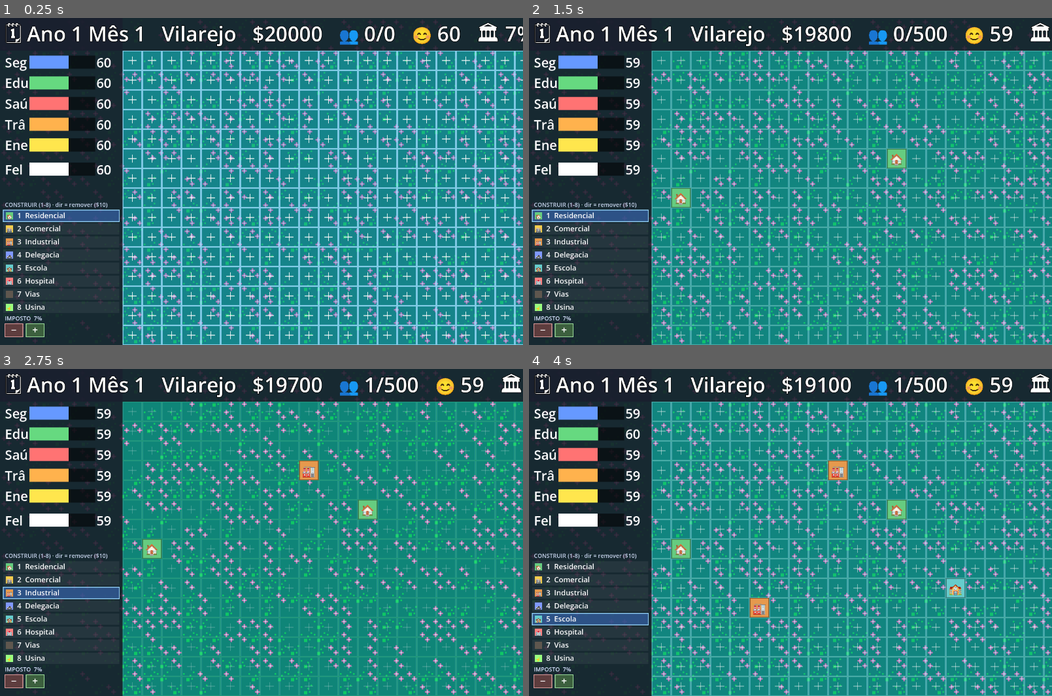
Above: before the commit, frames 1-4 (two rows, left to right).
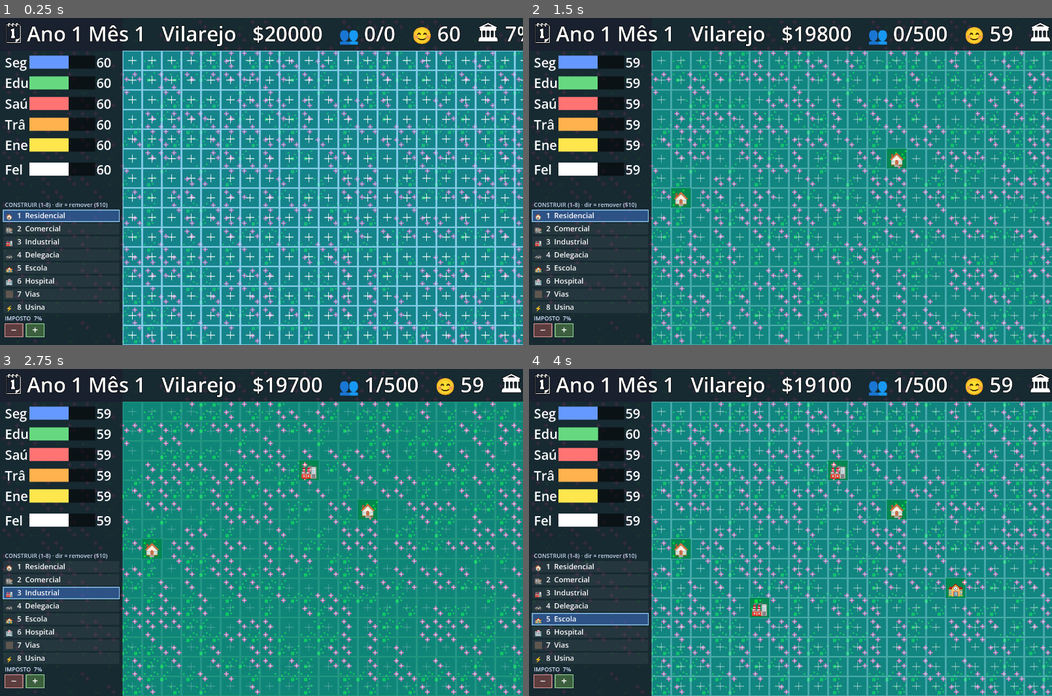
Above: after the commit, the same moments.

Repository: andrewsmedina/yourcity
Game: Godot game, scene res://scenes/main.tscn
Same seed, same stepped clock (60 frames per second), same inputs: the game is played once before the commit and once after it.
Inputs (mouse positions are in pixels of both pictures, inside the frame that each line leads up to):
- Up to frame 1 (0.25 s): no input
- Up to frame 2 (1.5 s): tap Enter at 0.5 s; move the mouse to (905, 165) at 0.52 s; tap 1 at 0.6 s; click (905, 165) at 0.67 s; tap Space at 0.77, 1.25 s; drag from (685, 197) to (764, 246) at 1.27 s
- Up to frame 3 (2.75 s): move the mouse to (313, 460) at 2.02 s; tap 3 at 2.1 s; click (313, 460) at 2.17 s
- Up to frame 4 (4 s): drag from (764, 597) to (633, 483) at 2.77 s; move the mouse to (947, 581) at 3.52 s; tap 5 at 3.6 s; click (947, 581) at 3.67 s; tap Space at 3.77 s

The runs differ from the first frame. In frame 1, 0.2% of the frame differs, in the area x 1-3%, y 59-90%; in frame 2, 0.6%; in frame 3, 0.8%; in frame 4, 1.3%, in the area x 1-84%, y 28-90%.

Commit message:
Transparent background for emoji zone icons
Drop the colored square behind emoji lots (and palette swatches) so the icon
sits directly over the ground tiles; emoji drawn larger to fill the lot.

Co-Authored-By: Claude Opus 4.8 (1M context) <noreply@anthropic.com>

Diff:
--- a/scripts/build_overlay.gd
+++ b/scripts/build_overlay.gd
@@ -135,9 +135,8 @@
 		if _zone_textures.has(z):
 			draw_texture_rect(_zone_textures[z], sw, false)
 		else:
-			draw_rect(sw, ZONE_COLOR[z], true)
-			draw_string(_emoji_font, Vector2(sw.position.x, sw.get_center().y + sw.size.y * 0.35),
-				ZONE_EMOJI[z], HORIZONTAL_ALIGNMENT_CENTER, sw.size.x, int(sw.size.y * 0.8))
+			draw_string(_emoji_font, Vector2(sw.position.x, sw.get_center().y + sw.size.y * 0.4),
+				ZONE_EMOJI[z], HORIZONTAL_ALIGNMENT_CENTER, sw.size.x, int(sw.size.y * 0.95))
 		draw_string(_font, Vector2(sw.end.x + 10.0, r.get_center().y + PALETTE_FS * 0.35),
 			"%d  %s" % [z + 1, CitySim.ZONE_NAME[z]],
 			HORIZONTAL_ALIGNMENT_LEFT, r.size.x, PALETTE_FS, Color.WHITE)
@@ -191,10 +190,7 @@
 	if _zone_textures.has(zone):
 		draw_texture_rect(_zone_textures[zone], rect, false)
 		return
-	var color: Color = ZONE_COLOR[zone]
-	draw_rect(rect, color, true)
-	draw_rect(rect, color.darkened(0.4), false, 1.5)
 	var emoji: String = ZONE_EMOJI[zone]
-	var font_size := maxi(8, int(tile * 0.7))
+	var font_size := maxi(8, int(tile * 0.85))  # bigger — no background behind it
 	draw_string(_emoji_font, Vector2(rect.position.x, rect.get_center().y + font_size * 0.35),
 		emoji, HORIZONTAL_ALIGNMENT_CENTER, rect.size.x, font_size)
